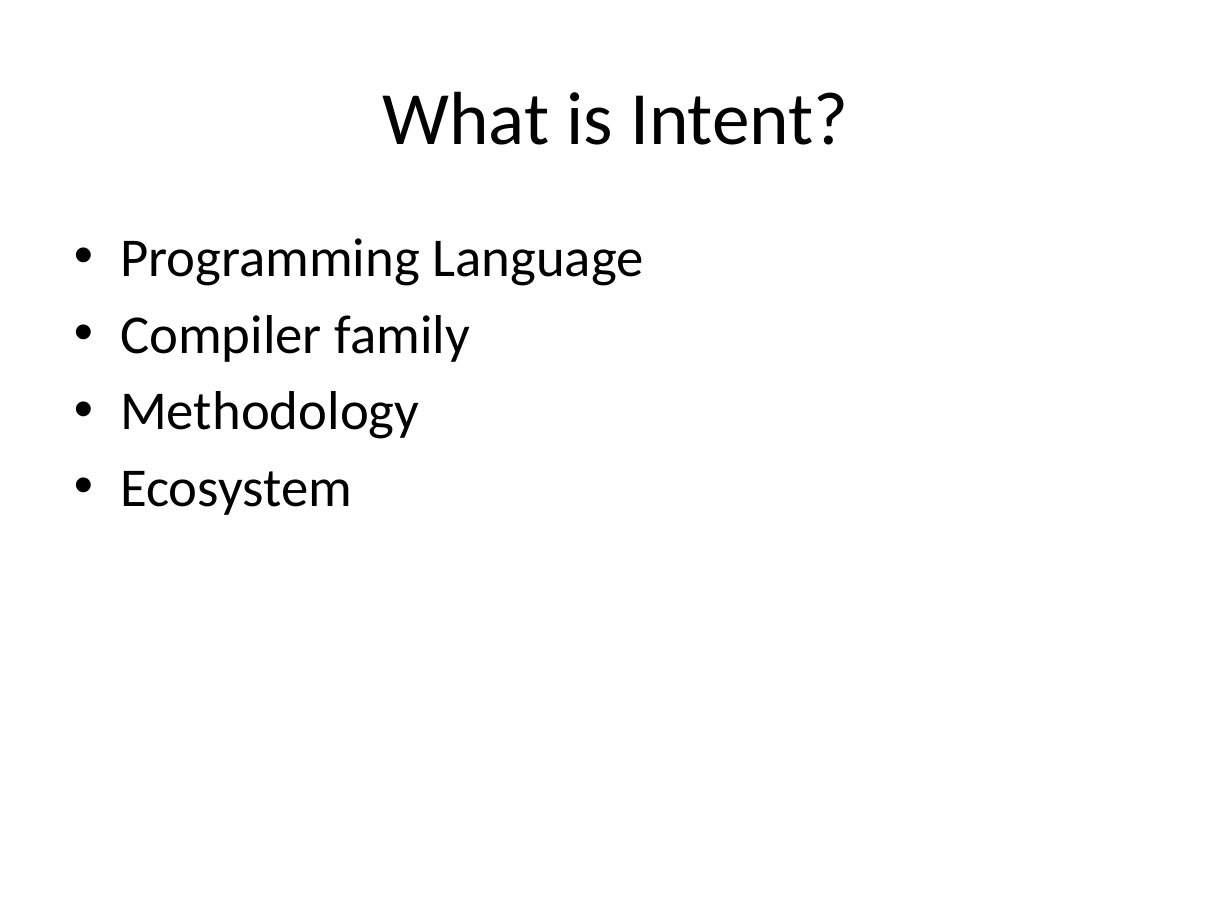
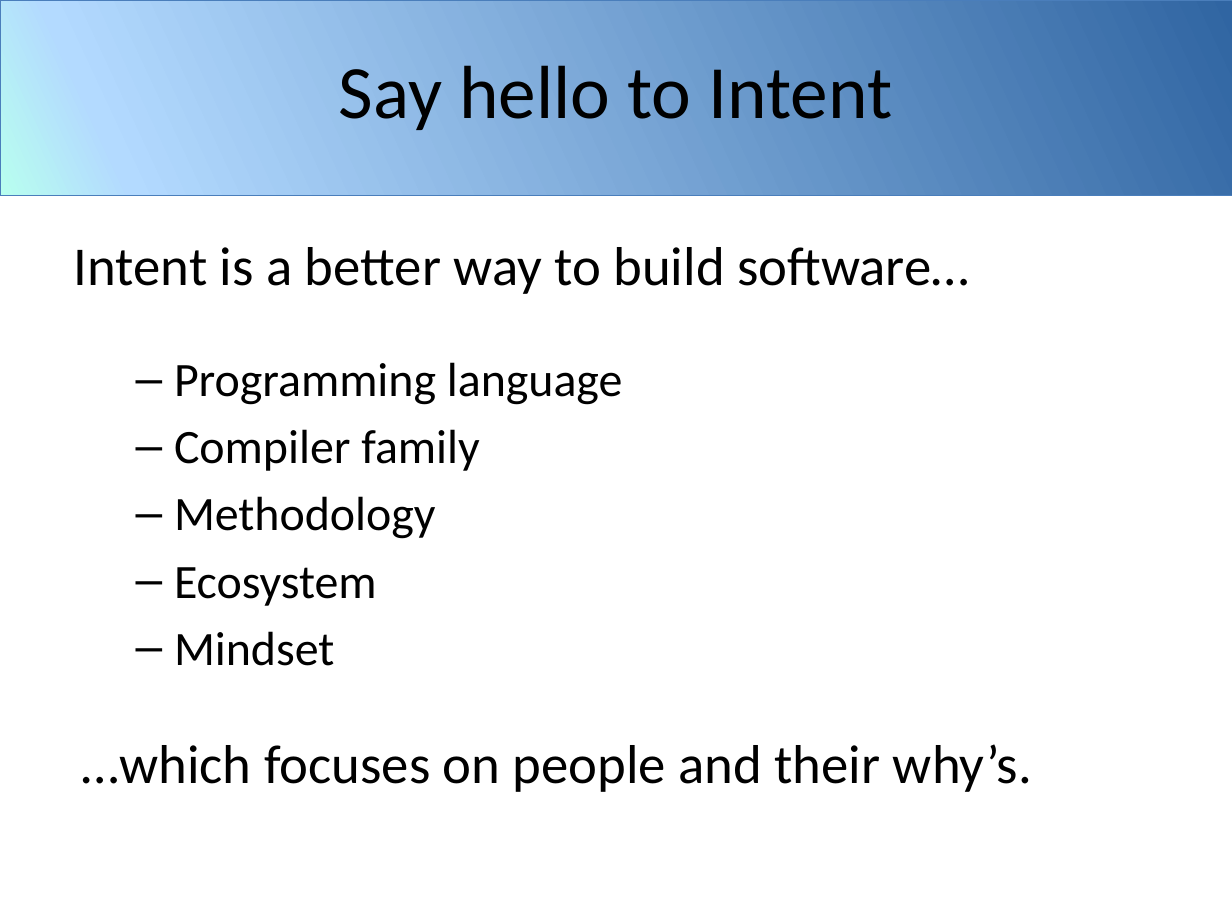
Before and after one commit to mikiec84/intent, a slide deck: slide 5 of assets/introducing-intent.pptx (slide 2 before the commit). Drawn at 1232x924 pixels with LibreOffice and Linux fonts; fonts in the diff are those of the drawing; background and template pictures are left out. Boxes give left, top, right and bottom in pixels: in the first picture for what was removed or moved away, otherwise in the second. Text is boxed around its words. In the diff, an @@ line names an element or a change of style, - is before the commit and + after.

```diff
--- a/assets/introducing-intent.pptx
+++ b/assets/introducing-intent.pptx
@@ rectangle added at (x1=0, y1=0, x2=1232, y2=195), fill gradient #3065A2 to #B3DAFF to #B8FFEF, outline #4B7EBC 0.25 pt @@
@@ rectangle added at (x1=0, y1=0, x2=1232, y2=195), fill gradient #3065A2 to #B3DAFF to #B8FFEF, outline #4B7EBC 0.25 pt @@
@@ title at (x1=339, y1=65, x2=892, y2=130): text changed @@
-What is Intent?
+Say hello to Intent
@@ text "Intent is a better way ..." moved from (x1=120, y1=238, x2=643, y2=515) to (x1=74, y1=247, x2=1032, y2=792) @@
@@ text at (x1=74, y1=247, x2=969, y2=405): text changed @@
-• Programming Language
+Intent is a better way to build software…
+  – Programming language
@@ text at (x1=174, y1=429, x2=479, y2=606): size 32 to 28 pt in "Compiler family", "Methodology", "Ecosystem"; bullet • to –; list level 1 to 2 in "Compiler family"; list level 1 to 2 in "Methodology"; list level 1 to 2 in "Ecosystem" @@
@@ text at (x1=82, y1=631, x2=1032, y2=792): paragraphs added @@
+  – Mindset
+…which focuses on people and their why’s.
```
Also in this commit, not shown: 22 other slides changed, 14 slides added, 2 slides removed.
